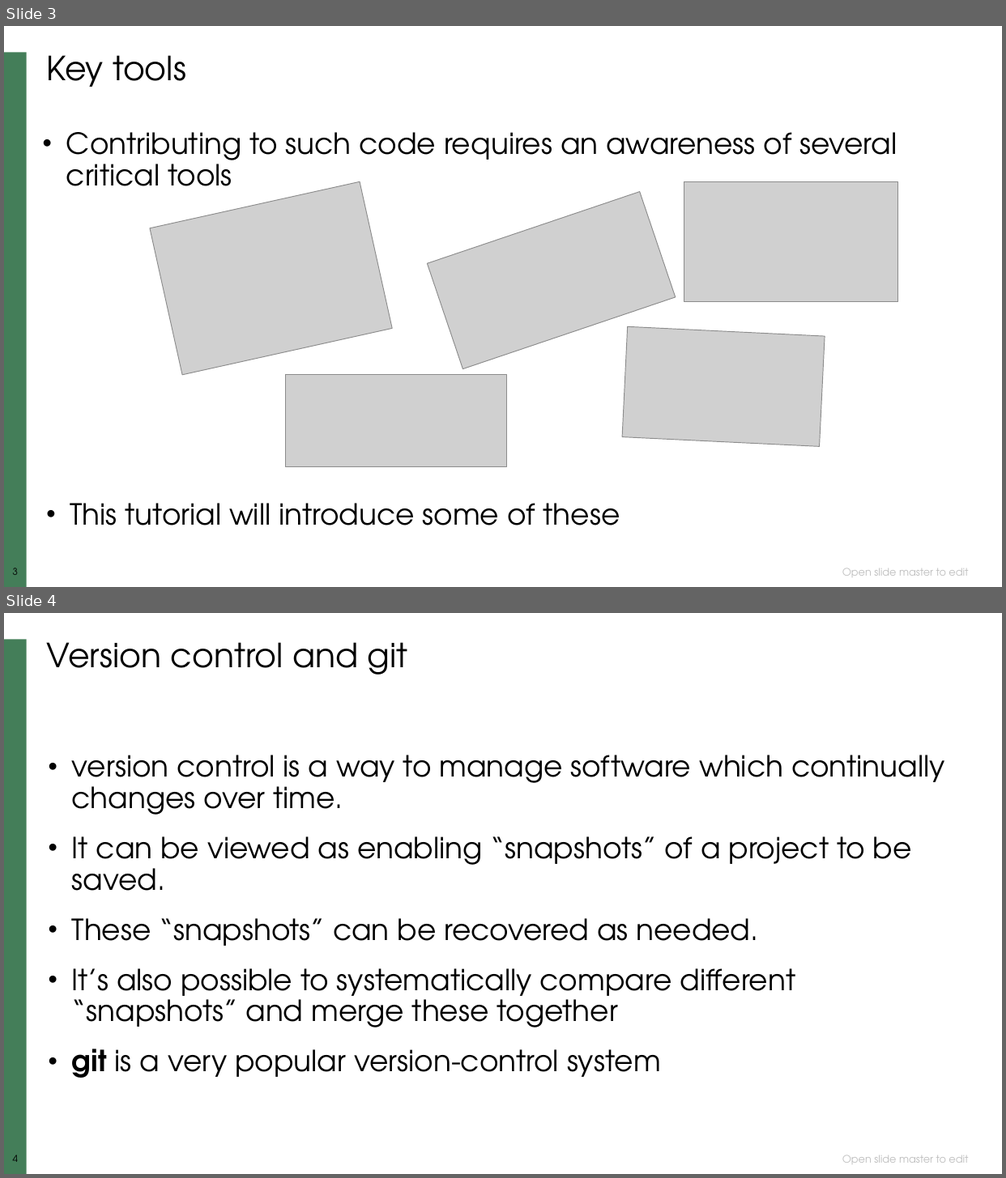
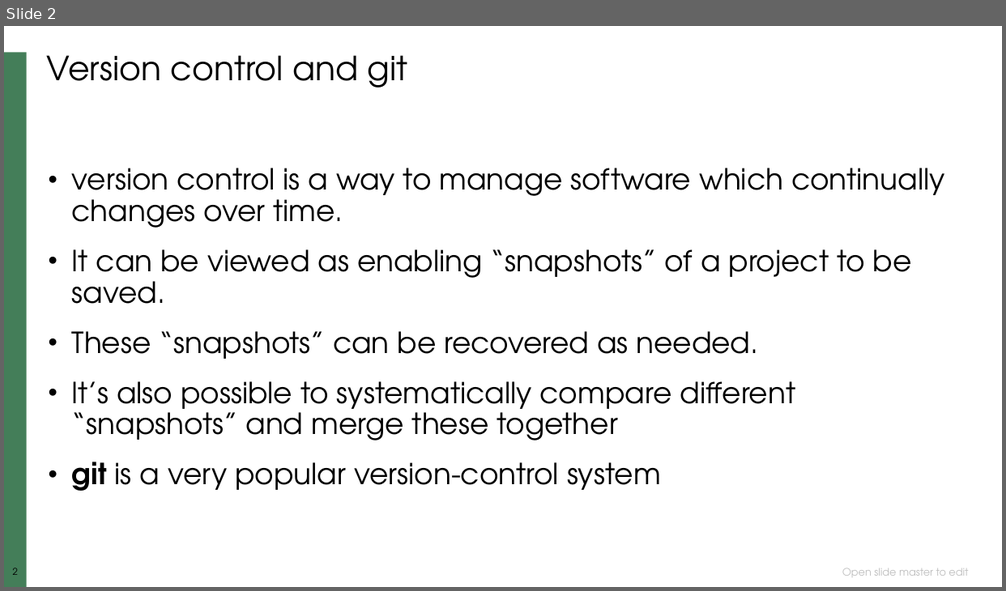
Before and after one commit to neutrons/ns-computation-tutorial, a slide deck: lectures/NXS_git_github.pptx. Shown one above the other, each under a label of ours: slides 3 and 4 before the commit, slide 2 after it. The pictures are 1006x1178 and 1006x591 pixels, drawn with LibreOffice and Linux fonts; fonts in the diff are those of the drawing; grey boxes stand for pictures; background and template pictures are left out. Boxes give left, top, right and bottom in pixels: in the first picture for what was removed or moved away, otherwise in the second. Text is boxed around its words. In the diff, an @@ line names an element or a change of style, - is before the commit and + after.

Commit message:
modified combined tutorial file. pulled git tutorial out and tweaked

```diff
--- a/lectures/NXS_git_github.pptx
+++ b/lectures/NXS_git_github.pptx
@@ slide 3 removed at (4, 26, 1002, 587), background #FFFFFF; not listed: 4 template elements that a slide beside it also shows @@
@@ title removed at (47, 55, 186, 87) @@
-Key tools
@@ text removed at (66, 132, 897, 186) @@
-• Contributing to such code requires an awareness of several critical tools
@@ picture removed at (150, 182, 392, 375) @@
@@ picture removed at (427, 191, 675, 369) @@
@@ picture removed at (684, 182, 898, 301) @@
@@ picture removed at (622, 327, 825, 447) @@
@@ picture removed at (286, 375, 507, 467) @@
@@ text removed at (70, 503, 620, 526) @@
-• This tutorial will introduce some of these
@@ what was slide 4 is now slide 2 @@
@@ page number at (4, 568, 27, 581): text changed @@
-4
+2
@@ page number at (13, 568, 18, 575): text changed @@
-4
+2
```
Also in this commit, not shown: 2 slides changed, 2 slides added, 2 other slides removed, 3 other files.
